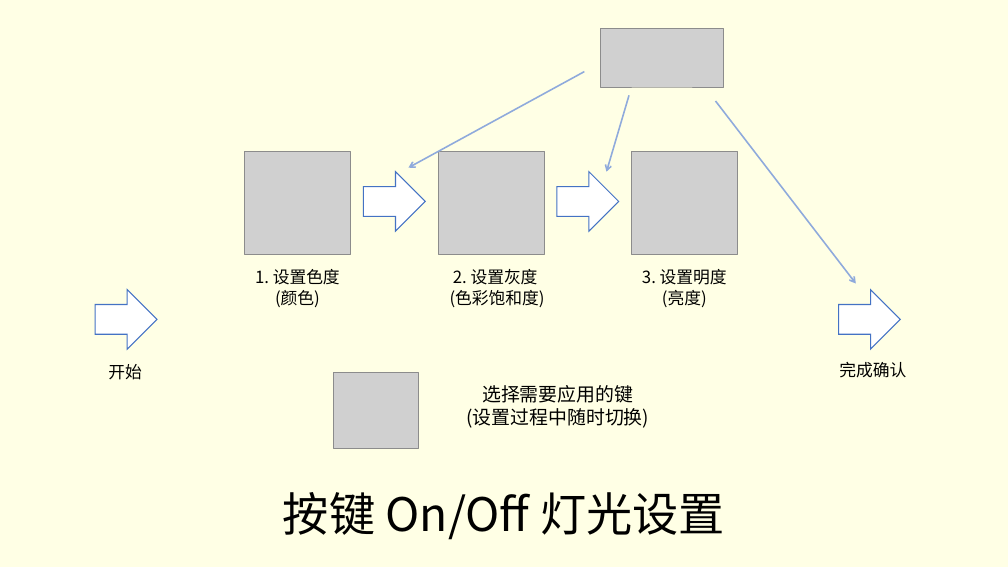
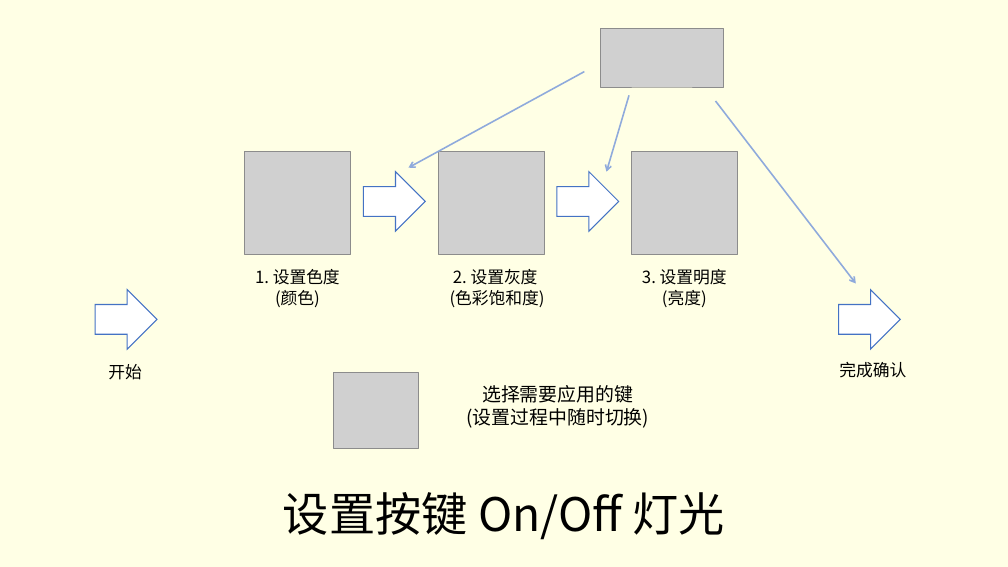
Before and after one commit to whowechina/iidx_pico, a slide deck: slide 14 of doc/IIDX_Pico_Manual.pptx. Drawn at 1008x567 pixels with LibreOffice and Linux fonts; fonts in the diff are those of the drawing; grey boxes stand for pictures. Boxes give left, top, right and bottom in pixels: in the first picture for what was removed or moved away, otherwise in the second. Text is boxed around its words. In the diff, an @@ line names an element or a change of style, - is before the commit and + after.

```diff
--- a/doc/IIDX_Pico_Manual.pptx
+++ b/doc/IIDX_Pico_Manual.pptx
@@ title at bbox=[283, 492, 725, 540]: text changed @@
-按键 On/Off 灯光设置
+设置按键 On/Off 灯光
```
Also in this commit, not shown: 9 other slides changed, 10 slides added, 1 slide removed.
